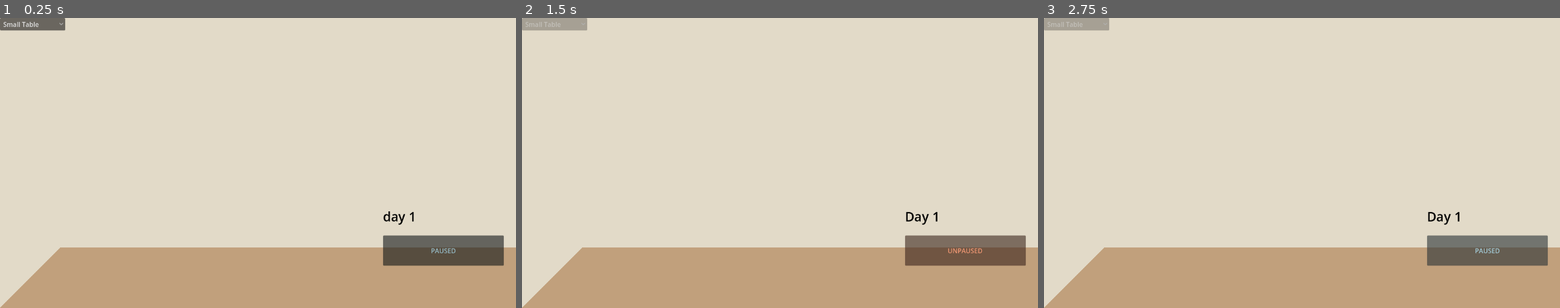
Above: before the commit, frames 1-3 (left to right).
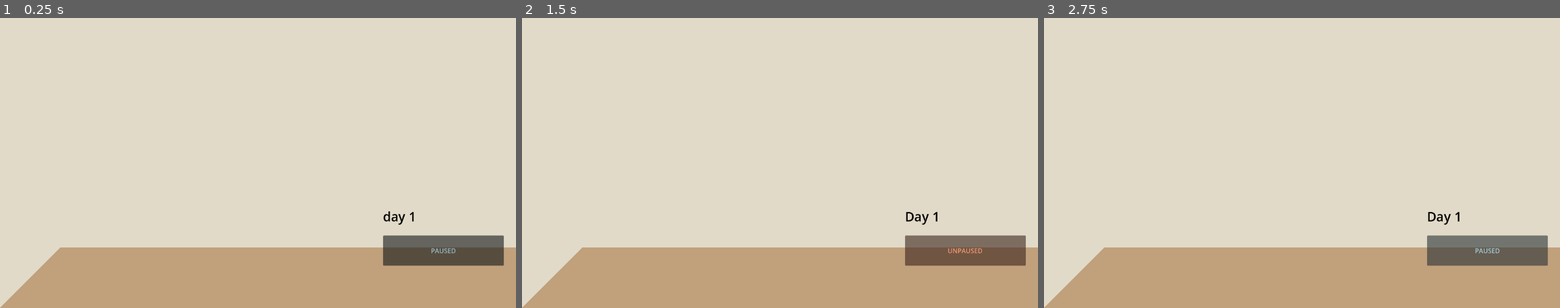
Above: after the commit, the same moments.

Repository: jac192133/Ecobana
Game: Godot game, scene res://scenes/RoomScene.tscn
Two runs of this game, one before a commit and one after it. Both use one fixed random seed, a clock stepped at 60 frames per second and the inputs below.
Inputs:
- Up to frame 1 (0.25 s): no input
- Up to frame 2 (1.5 s): tap Enter at 0.5 s; click "PAUSED" at 1.25 s
- Up to frame 3 (2.75 s): click "UNPAUSED" at 2 s

The runs differ from the first frame. In frame 1, 0.5% of the frame differs, in the area x 0-13%, y 0-5%; in frame 2, 0.5%; in frame 3, 0.5%.

Commit message:
removed table and other elements; simplification time

Diff:
--- a/godotecobana/scenes/RoomScene.tscn
+++ b/godotecobana/scenes/RoomScene.tscn
@@ -1,8 +1,5 @@
-[gd_scene load_steps=7 format=3 uid="uid://enjmj0ap4g8g"]
+[gd_scene load_steps=4 format=3 uid="uid://enjmj0ap4g8g"]
 
-[ext_resource type="Script" path="res://scenes/room_polygon_adjuster.gd" id="4_40t30"]
-[ext_resource type="Script" path="res://scripts/table_size_selector.gd" id="4_t8rus"]
-[ext_resource type="Script" path="res://scripts/table_polygon_adjuster.gd" id="5_lmgh8"]
 [ext_resource type="Script" path="res://scenes/time_manager.gd" id="7_pvwk2"]
 [ext_resource type="Script" path="res://scenes/pause_toggle_button.gd" id="8_halce"]
 [ext_resource type="Script" path="res://scenes/calender_label.gd" id="8_yqss7"]
@@ -45,24 +42,8 @@
 text = "day 1"
 script = ExtResource("8_yqss7")
 
-[node name="TableSizeDropdown" type="OptionButton" parent="Control"]
-z_index = 5
-layout_mode = 0
-offset_right = 32.0
-offset_bottom = 20.0
-item_count = 4
-popup/item_0/text = "Small Table"
-popup/item_1/text = "Medium Table"
-popup/item_1/id = 1
-popup/item_2/text = "Large Table"
-popup/item_2/id = 2
-popup/item_3/text = "Extra-Long Table"
-popup/item_3/id = 3
-script = ExtResource("4_t8rus")
-
 [node name="Room" type="Node2D" parent="."]
 position = Vector2(150, -150)
-script = ExtResource("4_40t30")
 
 [node name="RoomBack" type="Polygon2D" parent="Room"]
 z_index = -1
@@ -95,40 +76,4 @@
 color = Color(0.00784314, 0.854902, 0.027451, 1)
 polygon = PackedVector2Array(1280, 0, 980, 300, 980, 1020, 1280, 720)
 
-[node name="Table" type="Node2D" parent="."]
-position = Vector2(150, -150)
-script = ExtResource("5_lmgh8")
-
-[node name="TableBack" type="Polygon2D" parent="Table"]
-z_index = -1
-color = Color(0.890196, 0.854902, 0.788235, 1)
-polygon = PackedVector2Array(0, 0, 1280, 0, 1280, 720, 0, 720)
-
-[node name="TableFront" type="Polygon2D" parent="Table"]
-visible = false
-z_index = 2
-position = Vector2(-300, 300)
-color = Color(0.0745098, 0.854902, 0.788235, 1)
-polygon = PackedVector2Array(0, 0, 1280, 0, 1280, 720, 0, 720)
-
-[node name="TableBottom" type="Polygon2D" parent="Table"]
-color = Color(0.760784, 0.627451, 0.490196, 1)
-polygon = PackedVector2Array(0, 720, 1280, 720, 980, 1020, -300, 1020)
-
-[node name="TableTop" type="Polygon2D" parent="Table"]
-visible = false
-z_index = 2
-color = Color(0.760784, 0.054902, 0.490196, 1)
-polygon = PackedVector2Array(0, 0, 1280, 0, 980, 300, -300, 300)
-
-[node name="TableLeft" type="Polygon2D" parent="Table"]
-color = Color(0.890196, 0.854902, 0.788235, 1)
-polygon = PackedVector2Array(0, 0, -300, 300, -300, 1020, 0, 720)
-
-[node name="TableRight" type="Polygon2D" parent="Table"]
-visible = false
-color = Color(0.00784314, 0.854902, 0.027451, 1)
-polygon = PackedVector2Array(1280, 0, 980, 300, 980, 1020, 1280, 720)
-
 [connection signal="time_updated" from="TimeManager" to="Control/CalenderLabel" method="_on_time_manager_time_updated"]
-[connection signal="item_selected" from="Control/TableSizeDropdown" to="TimeManager" method="_on_item_selected"]
--- a/godotecobana/scenes/room_dynamic.gd
+++ /dev/null
@@ -1,46 +0,0 @@
-extends Node2D
-
-@export var width: float = 200  # Adjust for different objects
-@export var height: float = 150
-@export var depth: float = 100
-@export var color_back: Color = Color(0.2, 0.2, 0.2)   # Darkest
-@export var color_left: Color = Color(0.4, 0.4, 0.4)   # Medium
-@export var color_floor: Color = Color(0.6, 0.6, 0.6)  # Lightest
-
-var back_wall: Polygon2D
-var left_wall: Polygon2D
-var floor: Polygon2D
-
-func _ready():
-	# Create 3D-looking shape
-	back_wall = create_polygon([
-		Vector2(0, 0),
-		Vector2(width, 0),
-		Vector2(width, height),
-		Vector2(0, height)
-	], color_back)
-
-	left_wall = create_polygon([
-		Vector2(0, 0),
-		Vector2(-depth, depth * 0.5),
-		Vector2(-depth, height + depth * 0.5),
-		Vector2(0, height)
-	], color_left)
-
-	floor = create_polygon([
-		Vector2(0, height),
-		Vector2(width, height),
-		Vector2(width - depth, height + depth * 0.5),
-		Vector2(-depth, height + depth * 0.5)
-	], color_floor)
-
-	# Add to scene
-	add_child(back_wall)
-	add_child(left_wall)
-	add_child(floor)
-
-func create_polygon(points: Array, color: Color) -> Polygon2D:
-	var poly = Polygon2D.new()
-	poly.polygon = points
-	poly.color = color
-	return poly
--- a/godotecobana/scenes/room_polygon_adjuster.gd
+++ /dev/null
@@ -1,33 +0,0 @@
-extends Node2D
-
-@export var main_wall_points: PackedVector2Array = [
-	Vector2(0, 0), Vector2(1280, 0), Vector2(1280, 720), Vector2(0, 720)
-]
-
-@export var floor_points: PackedVector2Array = [
-	Vector2(0, 720), Vector2(1280, 720), Vector2(980, 1020), Vector2(-300, 1020)
-]
-
-@export var left_wall_points: PackedVector2Array = [
-	Vector2(0, 0), Vector2(-300, 300), Vector2(-300, 1020), Vector2(0, 720)
-]
-
-@export var right_wall_points: PackedVector2Array = [
-	Vector2(1280, 0), Vector2(980, 300), Vector2(980, 1020), Vector2(1280, 720)
-]
-
-@export var ceiling_points: PackedVector2Array = [
-	Vector2(0, 0), Vector2(1280, 0), Vector2(980, 300), Vector2(-300, 300)
-]
-
-func _ready():
-	set_polygon("MainWall", main_wall_points)
-	set_polygon("Floor", floor_points)
-	set_polygon("LeftWall", left_wall_points)
-	set_polygon("RightWall", right_wall_points)
-	set_polygon("Ceiling", ceiling_points)
-
-func set_polygon(node_name: String, points: PackedVector2Array):
-	var polygon_node = get_node_or_null(node_name)
-	if polygon_node:
-		polygon_node.polygon = points
--- a/godotecobana/scenes/table.gd
+++ /dev/null
@@ -1,11 +0,0 @@
-extends Node2D
-
-
-# Called when the node enters the scene tree for the first time.
-func _ready() -> void:
-	pass # Replace with function body.
-
-
-# Called every frame. 'delta' is the elapsed time since the previous frame.
-func _process(delta: float) -> void:
-	pass
--- a/godotecobana/scenes/time_manager.gd
+++ b/godotecobana/scenes/time_manager.gd
@@ -8,15 +8,18 @@
 @export var seconds_per_day: float = 10.0
 
 func _ready():
-	# ✅ Ensure CalendarLabel listens for this signal
+	# ✅ Ensure CalendarLabel listens for this signal only once
 	var calendar_label = get_node_or_null("/root/RoomScene/Control/CalenderLabel")
 	if calendar_label:
-		if calendar_label.has_method("_on_time_manager_time_updated"):  # ✅ Ensure function exists before connecting
-			time_updated.connect(calendar_label._on_time_manager_time_updated)
+		if calendar_label.has_method("_on_time_manager_time_updated"):
+			if not time_updated.is_connected(calendar_label._on_time_manager_time_updated):  # ✅ Prevent duplicate connection
+				time_updated.connect(calendar_label._on_time_manager_time_updated)
+			else:
+				print("⚠️ Warning: time_updated signal already connected to CalendarLabel.")
 		else:
-			print("Error: _on_time_manager_time_updated() function is missing in CalendarLabel!")
+			print("❌ Error: _on_time_manager_time_updated() function is missing in CalendarLabel!")
 	else:
-		print("Error: CalendarLabel not found!")
+		print("❌ Error: CalendarLabel not found!")
 
 func _process(delta):
 	if get_tree().paused:
--- a/godotecobana/scripts/table_polygon_adjuster.gd
+++ /dev/null
@@ -1,84 +0,0 @@
-extends Node2D
-
-# Define available table sizes
-enum TableSize {
-	SMALL,
-	MEDIUM,
-	LARGE,
-	EXTRA_LONG
-}
-
-@export var table_size: TableSize = TableSize.MEDIUM  # Default table size
-
-# Predefined polygon points for each table size
-var table_shapes = {
-	TableSize.SMALL: {
-		"TableTop": PackedVector2Array([
-			Vector2(-75, -50), Vector2(75, -50), Vector2(90, 0), Vector2(-90, 0)
-		]),
-		"TableFront": PackedVector2Array([
-			Vector2(-90, 0), Vector2(90, 0), Vector2(90, 20), Vector2(-90, 20)
-		]),
-		"TableLeft": PackedVector2Array([
-			Vector2(-75, -50), Vector2(-90, 0), Vector2(-90, 20), Vector2(-75, -30)
-		]),
-		"TableRight": PackedVector2Array([
-			Vector2(75, -50), Vector2(90, 0), Vector2(90, 20), Vector2(75, -30)
-		])
-	},
-	TableSize.MEDIUM: {
-		"TableTop": PackedVector2Array([
-			Vector2(-125, -75), Vector2(125, -75), Vector2(150, 0), Vector2(-150, 0)
-		]),
-		"TableFront": PackedVector2Array([
-			Vector2(-150, 0), Vector2(150, 0), Vector2(150, 30), Vector2(-150, 30)
-		]),
-		"TableLeft": PackedVector2Array([
-			Vector2(-125, -75), Vector2(-150, 0), Vector2(-150, 30), Vector2(-125, -45)
-		]),
-		"TableRight": PackedVector2Array([
-			Vector2(125, -75), Vector2(150, 0), Vector2(150, 30), Vector2(125, -45)
-		])
-	},
-	TableSize.LARGE: {
-		"TableTop": PackedVector2Array([
-			Vector2(-175, -90), Vector2(175, -90), Vector2(200, 0), Vector2(-200, 0)
-		]),
-		"TableFront": PackedVector2Array([
-			Vector2(-200, 0), Vector2(200, 0), Vector2(200, 40), Vector2(-200, 40)
-		]),
-		"TableLeft": PackedVector2Array([
-			Vector2(-175, -90), Vector2(-200, 0), Vector2(-200, 40), Vector2(-175, -50)
-		]),
-		"TableRight": PackedVector2Array([
-			Vector2(175, -90), Vector2(200, 0), Vector2(200, 40), Vector2(175, -50)
-		])
-	},
-	TableSize.EXTRA_LONG: {
-		"TableTop": PackedVector2Array([
-			Vector2(-250, -100), Vector2(250, -100), Vector2(280, 0), Vector2(-280, 0)
-		]),
-		"TableFront": PackedVector2Array([
-			Vector2(-280, 0), Vector2(280, 0), Vector2(280, 50), Vector2(-280, 50)
-		]),
-		"TableLeft": PackedVector2Array([
-			Vector2(-250, -100), Vector2(-280, 0), Vector2(-280, 50), Vector2(-250, -50)
-		]),
-		"TableRight": PackedVector2Array([
-			Vector2(250, -100), Vector2(280, 0), Vector2(280, 50), Vector2(250, -50)
-		])
-	}
-}
-
-func _ready():
-	set_table_polygons()
-
-func set_table_polygons():
-	for part_name in table_shapes[table_size]:
-		var polygon_node = get_node_or_null(part_name)
-		if polygon_node:
-			polygon_node.polygon = table_shapes[table_size][part_name]
-
-func change_table_size(size: int):
-	table_size = TableSize.values()[size]  # ✅ Converts int to enum properly
-	set_table_polygons()
--- a/godotecobana/scripts/table_size_selector.gd
+++ /dev/null
@@ -1,40 +0,0 @@
-extends OptionButton
-
-@onready var table = get_node("/root/RoomScene/Table")
-
-func _ready():
-	# Populate dropdown menu
-	clear()
-	add_item("Small Table")
-	add_item("Medium Table")
-	add_item("Large Table")
-	add_item("Extra-Long Table")
-
-	# Ensure correct state at game start
-	update_dropdown_state()
-
-	# Connect selection signal
-	item_selected.connect(_on_item_selected)
-
-	# Connect to pause toggle signal if available
-	var time_manager = get_node_or_null("/root/RoomScene/TimeManager")
-	if time_manager:
-		if not time_manager.time_updated.is_connected(_on_pause_toggled):
-			time_manager.time_updated.connect(_on_pause_toggled)
-	else:
-		print("⚠️ Warning: TimeManager not found!")
-
-func _on_item_selected(index: int):
-	if table:
-		table.change_table_size(index)
-		print("✅ Table size changed to:", index)
-	# Close dropdown after selection
-	get_popup().hide()
-
-func _on_pause_toggled(_day: int, _time_of_day: float):
-	update_dropdown_state()
-
-func update_dropdown_state():
-	# Enable dropdown only when the game is paused
-	disabled = not get_tree().paused
-	print("🔄 Table Selector:", "ENABLED" if get_tree().paused else "DISABLED")
--- a/godotecobana/shaders/wall_shader.gdshader
+++ /dev/null
@@ -1,9 +0,0 @@
-shader_type canvas_item;
-
-void fragment() {
-    vec2 uv = UV;
-    float gradient = uv.x; // Left to right gradient
-    vec4 color_start = vec4(1.0, 0.854, 0.725, 1.0); // Light peach
-    vec4 color_end = vec4(0.9, 0.7, 0.6, 1.0); // Slightly darker peach
-    COLOR = mix(color_start, color_end, gradient);
-}
--- a/godotecobana/shaders/water_shader.gdshader
+++ /dev/null
@@ -1,18 +0,0 @@
-shader_type canvas_item;
-
-// Explicitly declare the water texture
-uniform sampler2D water_texture;
-uniform float transparency; // Transparency control
-
-void fragment() {
-    vec2 uv = UV;
-
-    // Sample the texture correctly
-    vec4 tex_color = texture(water_texture, uv);
-
-    // Ensure transparency is applied without making it fully invisible
-    tex_color.a *= max(transparency, 0.2); // Prevent full invisibility
-
-    // Output the final color
-    COLOR = tex_color;
-}
Binary file removed: godotecobana/assets/lamp.png
Not shown, removed: godotecobana/assets/lamp.png.import
Binary file removed: godotecobana/assets/table.png
Not shown, removed: godotecobana/assets/table.png.import
Binary file removed: godotecobana/assets/tank.png
Not shown, removed: godotecobana/assets/tank.png.import
Binary file removed: godotecobana/assets/wall.png
Not shown, removed: godotecobana/assets/wall.png.import
Binary file removed: godotecobana/assets/water.png
Not shown, removed: godotecobana/assets/water.png.import
